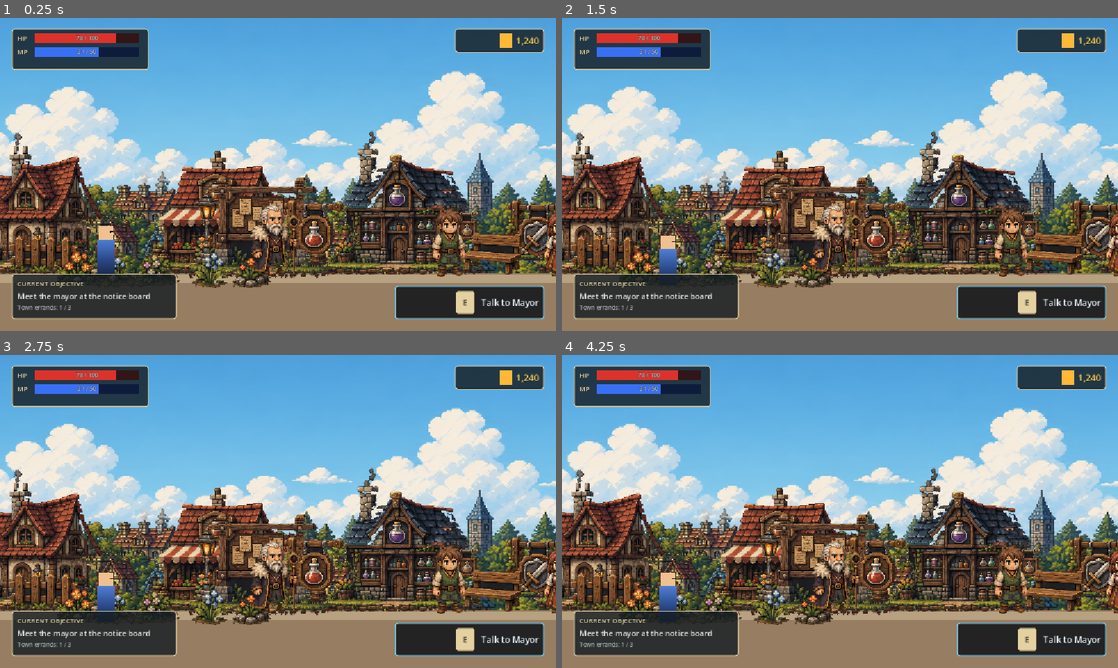
Above: before the commit, frames 1-4 (two rows, left to right).
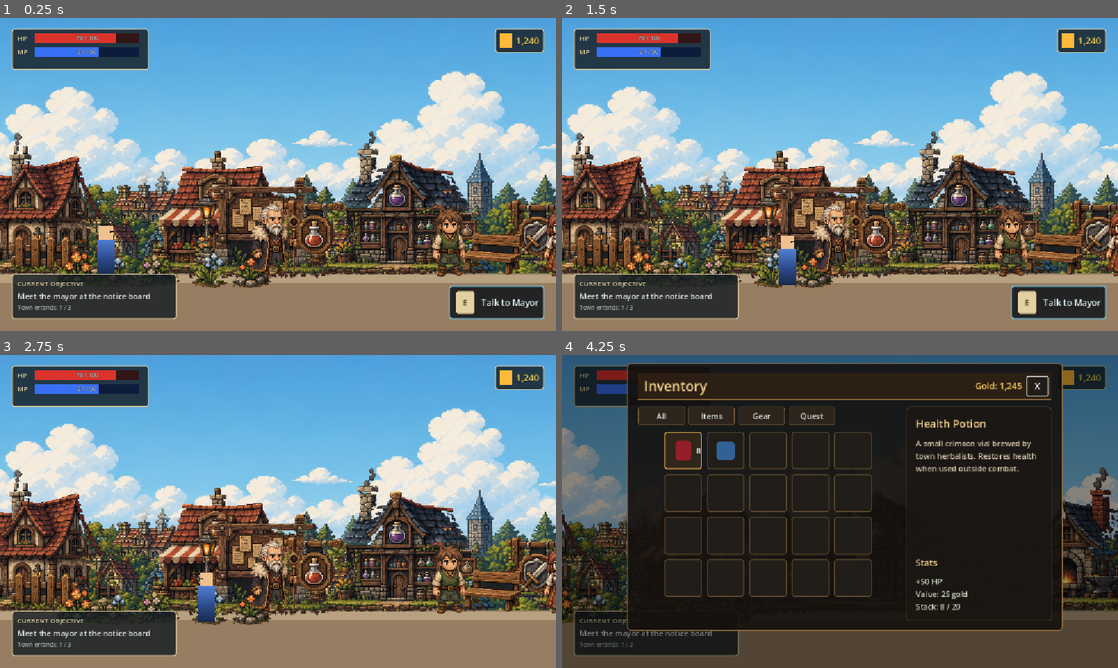
Above: after the commit, the same moments.

Repository: judadao/game_godot
Game: Godot game, scene res://scenes/game/game.tscn
Two runs of this game, one before a commit and one after it. Both use one fixed random seed, a clock stepped at 60 frames per second and the inputs below.
Inputs (mouse positions are in pixels of both pictures, inside the frame that each line leads up to):
- Up to frame 1 (0.25 s): no input
- Up to frame 2 (1.5 s): tap Enter (ui_accept) at 0.5 s; move the mouse to (962, 158) at 0.52 s; hold E (interact, bound only after the commit) 0.53-1.28 s; hold D (move_right, bound only after the commit) from 0.53 s (still down); click (962, 158) at 0.6 s; tap W (jump, bound only after the commit) at 0.77, 1.07 s; move the mouse to (728, 190) at 1.27 s; tap E (interact, bound only after the commit) at 1.35 s; click (728, 190) at 1.42 s
- Up to frame 3 (2.75 s): tap W (jump, bound only after the commit) at 1.52, 1.55, 1.82, 2.1 s; move the mouse to (333, 442) at 2.02 s; release D (move_right, bound only after the commit) at 2.03 s; hold A (move_left, bound only after the commit) from 2.03 s (still down); click (333, 442) at 2.3 s
- Up to frame 4 (4.25 s): move the mouse to (812, 574) at 2.77 s; release A (move_left, bound only after the commit) at 2.78 s; hold D (move_right, bound only after the commit) from 2.78 s (still down); click (812, 574) at 2.85 s; tap W (jump, bound only after the commit) at 3.02, 3.32, 3.77, 3.8, 4.07 s; tap E (interact, bound only after the commit) at 3.05 s; move the mouse to (1006, 558) at 3.52 s; hold E (interact, bound only after the commit) from 3.53 s (still down); click (1006, 558) at 3.67 s; tap I (inventory, bound only after the commit) at 4.15 s

The runs differ from the first frame. In frame 1, 1.7% of the frame differs, in the area x 71-90%, y 3-97%; in frame 2, 2.6%; in frame 3, 4.4%; in frame 4, 90%, in the area x 0-100%, y 0-100%.

Commit message:
feat: integrate existing scenes into playable prototype

Diff:
--- a/project.godot
+++ b/project.godot
@@ -20,6 +20,37 @@
 window/stretch/mode="canvas_items"
 window/stretch/aspect="expand"
 
+[input]
+
+move_left={
+"deadzone": 0.5,
+"events": [Object(InputEventKey,"resource_local_to_scene":false,"resource_name":"","device":-1,"window_id":0,"alt_pressed":false,"shift_pressed":false,"ctrl_pressed":false,"meta_pressed":false,"pressed":false,"keycode":0,"physical_keycode":65,"key_label":0,"unicode":0,"location":0,"echo":false,"script":null), Object(InputEventKey,"resource_local_to_scene":false,"resource_name":"","device":-1,"window_id":0,"alt_pressed":false,"shift_pressed":false,"ctrl_pressed":false,"meta_pressed":false,"pressed":false,"keycode":0,"physical_keycode":4194319,"key_label":0,"unicode":0,"location":0,"echo":false,"script":null)]
+}
+move_right={
+"deadzone": 0.5,
+"events": [Object(InputEventKey,"resource_local_to_scene":false,"resource_name":"","device":-1,"window_id":0,"alt_pressed":false,"shift_pressed":false,"ctrl_pressed":false,"meta_pressed":false,"pressed":false,"keycode":0,"physical_keycode":68,"key_label":0,"unicode":0,"location":0,"echo":false,"script":null), Object(InputEventKey,"resource_local_to_scene":false,"resource_name":"","device":-1,"window_id":0,"alt_pressed":false,"shift_pressed":false,"ctrl_pressed":false,"meta_pressed":false,"pressed":false,"keycode":0,"physical_keycode":4194321,"key_label":0,"unicode":0,"location":0,"echo":false,"script":null)]
+}
+jump={
+"deadzone": 0.5,
+"events": [Object(InputEventKey,"resource_local_to_scene":false,"resource_name":"","device":-1,"window_id":0,"alt_pressed":false,"shift_pressed":false,"ctrl_pressed":false,"meta_pressed":false,"pressed":false,"keycode":0,"physical_keycode":87,"key_label":0,"unicode":0,"location":0,"echo":false,"script":null), Object(InputEventKey,"resource_local_to_scene":false,"resource_name":"","device":-1,"window_id":0,"alt_pressed":false,"shift_pressed":false,"ctrl_pressed":false,"meta_pressed":false,"pressed":false,"keycode":0,"physical_keycode":32,"key_label":0,"unicode":0,"location":0,"echo":false,"script":null), Object(InputEventKey,"resource_local_to_scene":false,"resource_name":"","device":-1,"window_id":0,"alt_pressed":false,"shift_pressed":false,"ctrl_pressed":false,"meta_pressed":false,"pressed":false,"keycode":0,"physical_keycode":4194320,"key_label":0,"unicode":0,"location":0,"echo":false,"script":null)]
+}
+interact={
+"deadzone": 0.5,
+"events": [Object(InputEventKey,"resource_local_to_scene":false,"resource_name":"","device":-1,"window_id":0,"alt_pressed":false,"shift_pressed":false,"ctrl_pressed":false,"meta_pressed":false,"pressed":false,"keycode":0,"physical_keycode":69,"key_label":0,"unicode":0,"location":0,"echo":false,"script":null)]
+}
+attack={
+"deadzone": 0.5,
+"events": [Object(InputEventMouseButton,"resource_local_to_scene":false,"resource_name":"","device":-1,"window_id":0,"alt_pressed":false,"shift_pressed":false,"ctrl_pressed":false,"meta_pressed":false,"button_mask":0,"position":Vector2(0, 0),"global_position":Vector2(0, 0),"factor":1.0,"button_index":1,"canceled":false,"pressed":false,"double_click":false,"script":null), Object(InputEventKey,"resource_local_to_scene":false,"resource_name":"","device":-1,"window_id":0,"alt_pressed":false,"shift_pressed":false,"ctrl_pressed":false,"meta_pressed":false,"pressed":false,"keycode":0,"physical_keycode":74,"key_label":0,"unicode":0,"location":0,"echo":false,"script":null)]
+}
+inventory={
+"deadzone": 0.5,
+"events": [Object(InputEventKey,"resource_local_to_scene":false,"resource_name":"","device":-1,"window_id":0,"alt_pressed":false,"shift_pressed":false,"ctrl_pressed":false,"meta_pressed":false,"pressed":false,"keycode":0,"physical_keycode":73,"key_label":0,"unicode":0,"location":0,"echo":false,"script":null)]
+}
+pause={
+"deadzone": 0.5,
+"events": [Object(InputEventKey,"resource_local_to_scene":false,"resource_name":"","device":-1,"window_id":0,"alt_pressed":false,"shift_pressed":false,"ctrl_pressed":false,"meta_pressed":false,"pressed":false,"keycode":0,"physical_keycode":4194305,"key_label":0,"unicode":0,"location":0,"echo":false,"script":null)]
+}
+
 [physics]
 
 3d/physics_engine="Jolt Physics"
--- a/scenes/maps/town.tscn
+++ b/scenes/maps/town.tscn
@@ -29,6 +29,10 @@
 [ext_resource type="Texture2D" uid="uid://ccv6uq1tsiwoq" path="res://concept/town/can_use/npc/npc_asset_011.png" id="27_guard"]
 [ext_resource type="Texture2D" uid="uid://n263p7p8w6fv" path="res://concept/town/can_use/npc/npc_asset_016.png" id="28_innkeeper"]
 [ext_resource type="PackedScene" path="res://scenes/player/Player.tscn" id="29_player_scene"]
+[ext_resource type="PackedScene" path="res://scenes/npc/NPC.tscn" id="30_npc_scene"]
+[ext_resource type="PackedScene" path="res://scenes/npc/Merchant.tscn" id="31_merchant_scene"]
+[ext_resource type="PackedScene" path="res://scenes/props/Portal.tscn" id="32_portal_scene"]
+[ext_resource type="PackedScene" path="res://scenes/props/Chest.tscn" id="33_chest_scene"]
 
 [sub_resource type="Gradient" id="Gradient_sky"]
 offsets = PackedFloat32Array(0, 0.58, 1)
@@ -214,31 +218,25 @@
 
 [node name="Portals" type="Node2D" parent="."]
 
-[node name="EastRoadPortal" type="Area2D" parent="Portals" groups=["Portals"]]
+[node name="EastRoadPortal" parent="Portals" instance=ExtResource("32_portal_scene")]
 position = Vector2(2532, 576)
-monitoring = false
-metadata/portal_id = "town_east_road"
-metadata/target_scene = "res://scenes/maps/town.tscn"
-metadata/target_spawn = "PlayerSpawn"
-metadata/placeholder = true
-
-[node name="CollisionShape2D" type="CollisionShape2D" parent="Portals/EastRoadPortal"]
-position = Vector2(0, 5)
-shape = SubResource("RectangleShape2D_portal")
-debug_color = Color(0.22, 0.65, 1, 0.28)
-
-[node name="TownCenterPortal" type="Area2D" parent="Portals" groups=["Portals"]]
+interaction_id = &"town_east_road"
+prompt_text = "Travel"
+target_scene_path = "res://scenes/maps/town.tscn"
+target_spawn_name = &"PlayerSpawn"
+
+[node name="Visual" parent="Portals/EastRoadPortal" index="0"]
+visible = false
+
+[node name="TownCenterPortal" parent="Portals" instance=ExtResource("32_portal_scene")]
 position = Vector2(2284, 576)
-monitoring = false
-metadata/portal_id = "town_center_portal"
-metadata/target_scene = "res://scenes/maps/town.tscn"
-metadata/target_spawn = "PlayerSpawn"
-metadata/placeholder = true
-
-[node name="CollisionShape2D" type="CollisionShape2D" parent="Portals/TownCenterPortal"]
-position = Vector2(0, 5)
-shape = SubResource("RectangleShape2D_portal")
-debug_color = Color(0.22, 0.65, 1, 0.28)
+interaction_id = &"town_center_portal"
+prompt_text = "Enter"
+target_scene_path = "res://scenes/maps/town.tscn"
+target_spawn_name = &"PlayerSpawn"
+
+[node name="Visual" parent="Portals/TownCenterPortal" index="0"]
+visible = false
 
 [node name="NPCs" type="Node2D" parent="." unique_id=1308501861]
 
@@ -272,6 +270,56 @@
 texture = ExtResource("28_innkeeper")
 offset = Vector2(0, -72)
 
+[node name="MayorInteractive" parent="NPCs" instance=ExtResource("30_npc_scene")]
+position = Vector2(570, 616)
+interaction_id = &"town_mayor"
+prompt_text = "Talk"
+display_name = "Mayor"
+dialogue_id = &"town_mayor"
+
+[node name="Visual" parent="NPCs/MayorInteractive" index="0"]
+visible = false
+
+[node name="ItemMerchantInteractive" parent="NPCs" instance=ExtResource("31_merchant_scene")]
+position = Vector2(930, 620)
+interaction_id = &"item_merchant"
+prompt_text = "Shop"
+display_name = "Item Merchant"
+shop_id = &"general_store"
+
+[node name="Visual" parent="NPCs/ItemMerchantInteractive" index="0"]
+visible = false
+
+[node name="BlacksmithInteractive" parent="NPCs" instance=ExtResource("31_merchant_scene")]
+position = Vector2(1479, 623)
+interaction_id = &"blacksmith"
+prompt_text = "Forge"
+display_name = "Blacksmith"
+dialogue_id = &"blacksmith_greeting"
+shop_id = &"blacksmith"
+
+[node name="Visual" parent="NPCs/BlacksmithInteractive" index="0"]
+visible = false
+
+[node name="InnkeeperInteractive" parent="NPCs" instance=ExtResource("30_npc_scene")]
+position = Vector2(1765, 620)
+interaction_id = &"innkeeper"
+prompt_text = "Talk"
+display_name = "Innkeeper"
+dialogue_id = &"innkeeper"
+
+[node name="Visual" parent="NPCs/InnkeeperInteractive" index="0"]
+visible = false
+
+[node name="TownChest" parent="Props" instance=ExtResource("33_chest_scene")]
+position = Vector2(1575, 620)
+interaction_id = &"town_crates"
+prompt_text = "Open"
+loot_table_id = &"prototype_town_chest"
+
+[node name="Visual" parent="Props/TownChest" index="0"]
+visible = false
+
 [node name="Player" parent="." unique_id=1141192825 instance=ExtResource("29_player_scene")]
 position = Vector2(220, 576)
 
--- a/scenes/ui/HUD.tscn
+++ b/scenes/ui/HUD.tscn
@@ -197,10 +197,11 @@
 vertical_alignment = 1
 
 [node name="CurrencyPanel" type="PanelContainer" parent="." unique_id=1086629638]
-layout_mode = 0
+layout_mode = 1
+anchors_preset = 1
 anchor_left = 1.0
 anchor_right = 1.0
-offset_left = -210.0
+offset_left = -127.0
 offset_top = 22.0
 offset_right = -24.0
 offset_bottom = 72.0
@@ -259,12 +260,13 @@
 label_settings = SubResource("LabelSettings_small")
 
 [node name="InteractionPanel" type="PanelContainer" parent="." unique_id=1450196303]
-layout_mode = 0
+layout_mode = 1
+anchors_preset = 3
 anchor_left = 1.0
 anchor_top = 1.0
 anchor_right = 1.0
 anchor_bottom = 1.0
-offset_left = -334.0
+offset_left = -221.0
 offset_top = -94.0
 offset_right = -24.0
 offset_bottom = -24.0
--- a/scripts/managers/game.gd
+++ b/scripts/managers/game.gd
@@ -1,27 +1,395 @@
 extends Node
+
+signal map_loaded(map: Node)
+signal player_registered(player_node: Node)
+signal ui_opened(ui_name: String, ui_node: Control)
+signal ui_closed(ui_name: String, ui_node: Control)
 
 @export var starting_map: PackedScene = preload("res://scenes/maps/town.tscn")
 @export var hud_scene: PackedScene = preload("res://scenes/ui/HUD.tscn")
+@export var inventory_scene: PackedScene = preload("res://scenes/ui/InventoryUI.tscn")
+@export var pause_menu_scene: PackedScene = preload("res://scenes/ui/PauseMenu.tscn")
+@export var dialogue_scene: PackedScene = preload("res://scenes/ui/DialogueUI.tscn")
+@export var shop_scene: PackedScene = preload("res://scenes/ui/ShopUI.tscn")
 
 @onready var map_root: Node = $MapRoot
 @onready var ui_root: CanvasLayer = $UIRoot
 
+var current_map: Node
+var player: Node
+var hud: Control
+var ui_stack: Array[Control] = []
+var current_interactive: Node
+var _ui_names: Dictionary = {}
+var _ui_pause_flags: Dictionary = {}
+var _closing_ui: Dictionary = {}
+var _interaction_candidates: Array[Node] = []
+
+
 func _ready() -> void:
-	load_starting_map()
+	process_mode = Node.PROCESS_MODE_ALWAYS
+	ui_root.process_mode = Node.PROCESS_MODE_ALWAYS
+	load_current_map(starting_map)
 	load_hud()
 
+
+func _unhandled_input(event: InputEvent) -> void:
+	if event.is_action_pressed("inventory"):
+		toggle_ui("InventoryUI", inventory_scene)
+		get_viewport().set_input_as_handled()
+	elif event.is_action_pressed("pause"):
+		if ui_stack.is_empty():
+			open_ui("PauseMenu", pause_menu_scene, true)
+		else:
+			close_top_ui()
+		get_viewport().set_input_as_handled()
+	elif event.is_action_pressed("interact"):
+		_try_interact()
+		get_viewport().set_input_as_handled()
+
+
 func load_starting_map() -> void:
+	load_current_map(starting_map)
+
+
+func load_current_map(map_scene: PackedScene, spawn_name: StringName = &"PlayerSpawn") -> Node:
 	for child in map_root.get_children():
 		child.queue_free()
 
-	if starting_map == null:
-		push_error("Game entry has no starting_map assigned.")
-		return
-
-	map_root.add_child(starting_map.instantiate())
+	current_map = null
+	player = null
+
+	if map_scene == null:
+		push_error("Game entry has no map scene assigned.")
+		return null
+
+	current_map = map_scene.instantiate()
+	map_root.add_child(current_map)
+	_register_player(spawn_name)
+	_wire_interactives()
+	map_loaded.emit(current_map)
+	return current_map
+
 
 func load_hud() -> void:
+	if hud != null:
+		hud.queue_free()
+		hud = null
+
 	if hud_scene == null:
 		return
 
-	ui_root.add_child(hud_scene.instantiate())
+	var hud_instance := hud_scene.instantiate()
+	if hud_instance is Control:
+		hud = hud_instance
+		ui_root.add_child(hud)
+		if hud.has_signal("interaction_prompt_accepted"):
+			hud.connect("interaction_prompt_accepted", _try_interact)
+	else:
+		push_error("HUD scene root must be a Control.")
+		hud_instance.queue_free()
+
+
+func open_ui(ui_name: String, ui_scene: PackedScene, pause_game: bool = false) -> Control:
+	var existing_ui := get_open_ui(ui_name)
+	if existing_ui != null:
+		existing_ui.move_to_front()
+		return existing_ui
+
+	if ui_scene == null:
+		push_error("Cannot open UI '%s': scene is not assigned." % ui_name)
+		return null
+
+	var ui_instance := ui_scene.instantiate()
+	if not ui_instance is Control:
+		push_error("Cannot open UI '%s': scene root must be a Control." % ui_name)
+		ui_instance.queue_free()
+		return null
+
+	var ui_control := ui_instance as Control
+	ui_control.process_mode = Node.PROCESS_MODE_ALWAYS
+	_close_existing_primary_ui(ui_name)
+	ui_root.add_child(ui_control)
+	ui_stack.append(ui_control)
+	_ui_names[ui_control] = ui_name
+	_ui_pause_flags[ui_control] = pause_game
+	_wire_common_ui_controls(ui_control)
+	_wire_ui_lifecycle(ui_control)
+	if ui_control.has_method("open"):
+		ui_control.call("open")
+	_update_pause_state()
+	ui_opened.emit(ui_name, ui_control)
+	return ui_control
+
+
+func close_top_ui() -> void:
+	if ui_stack.is_empty():
+		return
+
+	close_ui(ui_stack[ui_stack.size() - 1])
+
+
+func close_ui(ui: Variant) -> void:
+	var ui_control := _resolve_open_ui(ui)
+	if ui_control == null:
+		return
+
+	var ui_name := String(_ui_names.get(ui_control, ui_control.name))
+	_closing_ui[ui_control] = true
+	if ui_control.visible and ui_control.has_method("close"):
+		ui_control.call("close")
+	ui_stack.erase(ui_control)
+	_ui_names.erase(ui_control)
+	_ui_pause_flags.erase(ui_control)
+	_update_pause_state()
+	ui_closed.emit(ui_name, ui_control)
+	ui_control.queue_free()
+	_closing_ui.erase(ui_control)
+
+
+func toggle_ui(ui_name: String, ui_scene: PackedScene, pause_game: bool = false) -> Control:
+	var existing_ui := get_open_ui(ui_name)
+	if existing_ui != null:
+		close_ui(existing_ui)
+		return null
+
+	return open_ui(ui_name, ui_scene, pause_game)
+
+
+func get_open_ui(ui_name: String) -> Control:
+	for ui_control in ui_stack:
+		if String(_ui_names.get(ui_control, ui_control.name)) == ui_name:
+			return ui_control
+
+	return null
+
+
+func get_current_map() -> Node:
+	return current_map
+
+
+func get_player() -> Node:
+	return player
+
+
+func _register_player(spawn_name: StringName) -> void:
+	if current_map == null:
+		return
+
+	player = current_map.find_child("Player", true, false)
+	if player == null:
+		return
+
+	var spawn := current_map.find_child(String(spawn_name), true, false)
+	if spawn is Node2D and player is Node2D:
+		(player as Node2D).global_position = (spawn as Node2D).global_position
+
+	player_registered.emit(player)
+
+
+func _wire_common_ui_controls(ui_control: Control) -> void:
+	var close_button := ui_control.find_child("CloseButton", true, false)
+	if close_button is BaseButton:
+		(close_button as BaseButton).pressed.connect(close_ui.bind(ui_control))
+
+	var continue_button := ui_control.find_child("Continue", true, false)
+	if continue_button is BaseButton:
+		(continue_button as BaseButton).pressed.connect(close_ui.bind(ui_control))
+
+	var inventory_button := ui_control.find_child("Inventory", true, false)
+	if inventory_button is BaseButton:
+		(inventory_button as BaseButton).pressed.connect(_open_inventory_from_pause)
+
+	var quit_button := ui_control.find_child("Quit", true, false)
+	if quit_button is BaseButton:
+		(quit_button as BaseButton).pressed.connect(get_tree().quit)
+
+
+func _wire_ui_lifecycle(ui_control: Control) -> void:
+	if ui_control.has_signal("closed"):
+		ui_control.connect("closed", _on_ui_self_closed.bind(ui_control))
+	if ui_control.has_signal("canceled"):
+		ui_control.connect("canceled", close_ui.bind(ui_control))
+
+
+func _wire_interactives() -> void:
+	_interaction_candidates.clear()
+	current_interactive = null
+	_update_interaction_prompt()
+	if current_map == null:
+		return
+
+	for node in current_map.find_children("*", "", true, false):
+		if not (node is Node):
+			continue
+		var interactive := node as Node
+		if not interactive.is_in_group("Interactives"):
+			continue
+		_connect_if_present(interactive, &"interaction_available", &"_on_interaction_available")
+		_connect_if_present(interactive, &"interaction_unavailable", &"_on_interaction_unavailable")
+		_connect_if_present(interactive, &"dialogue_requested", &"_on_dialogue_requested")
+		_connect_if_present(interactive, &"shop_requested", &"_on_shop_requested")
+		_connect_if_present(interactive, &"portal_entered", &"_on_portal_entered")
+		_connect_if_present(interactive, &"chest_opened", &"_on_chest_opened")
+
+
+func _connect_if_present(node: Node, signal_name: StringName, method_name: StringName) -> void:
+	if not node.has_signal(signal_name):
+		return
+	var callable := Callable(self, method_name)
+	if not node.is_connected(signal_name, callable):
+		node.connect(signal_name, callable)
+
+
+func _open_inventory_from_pause() -> void:
+	open_ui("InventoryUI", inventory_scene)
+
+
+func _resolve_open_ui(ui: Variant) -> Control:
+	if ui is Control:
+		return ui if ui_stack.has(ui) else null
+
+	if ui is String or ui is StringName:
+		return get_open_ui(String(ui))
+
+	return null
+
+
+func _update_pause_state() -> void:
+	var should_pause := false
+	for ui_control in ui_stack:
+		if bool(_ui_pause_flags.get(ui_control, false)):
+			should_pause = true
+			break
+
+	get_tree().paused = should_pause
+
+
+func _close_existing_primary_ui(next_ui_name: String) -> void:
+	for ui_control in ui_stack.duplicate():
+		var ui_name := String(_ui_names.get(ui_control, ui_control.name))
+		if ui_name != next_ui_name:
+			close_ui(ui_control)
+
+
+func _on_ui_self_closed(ui_control: Control) -> void:
+	if bool(_closing_ui.get(ui_control, false)):
+		return
+	close_ui(ui_control)
+
+
+func _on_interaction_available(interactive: Node, interactor: Node) -> void:
+	if interactor != player:
+		return
+	if not _interaction_candidates.has(interactive):
+		_interaction_candidates.append(interactive)
+	current_interactive = interactive
+	_update_interaction_prompt()
+
+
+func _on_interaction_unavailable(interactive: Node, interactor: Node) -> void:
+	if interactor != player:
+		return
+	_interaction_candidates.erase(interactive)
+	current_interactive = _interaction_candidates[_interaction_candidates.size() - 1] if not _interaction_candidates.is_empty() else null
+	_update_interaction_prompt()
+
+
+func _try_interact() -> void:
+	if current_interactive == null or not current_interactive.has_method("interact"):
+		return
+	current_interactive.call("interact", player)
+
+
+func _on_dialogue_requested(npc: Node, dialogue_id: StringName, interactor: Node) -> void:
+	if interactor != null and interactor != player:
+		return
+
+	var ui_control := open_ui("DialogueUI", dialogue_scene)
+	if ui_control == null:
+		return
+
+	var raw_display_name: Variant = npc.get("display_name")
+	var display_name := String(raw_display_name) if raw_display_name != null else "Town Resident"
+	ui_control.call("set_speaker_name", display_name)
+	ui_control.call("set_dialogue_text", _dialogue_text_for(dialogue_id, display_name))
+	ui_control.call("set_choices", [{"text": "Continue"}, {"text": "Goodbye"}])
+
+
+func _on_shop_requested(merchant: Node, shop_id: StringName, interactor: Node) -> void:
+	if interactor != null and interactor != player:
+		return
+
+	var ui_control := open_ui("ShopUI", shop_scene)
+	if ui_control == null:
+		return
+
+	var raw_display_name: Variant = merchant.get("display_name")
+	var display_name := String(raw_display_name) if raw_display_name != null else "Merchant"
+	ui_control.call("set_merchant_name", display_name)
+	ui_control.call("set_wallet", 250)
+	ui_control.call("set_items", _shop_items_for(shop_id))
+
+
+func _on_portal_entered(_portal: Node, target_scene_path: String, target_spawn_name: StringName, interactor: Node) -> void:
+	if interactor != null and interactor != player:
+		return
+	if target_scene_path.is_empty() or not ResourceLoader.exists(target_scene_path):
+		push_warning("Portal target scene is not available: %s" % target_scene_path)
+		return
+
+	var packed := load(target_scene_path) as PackedScene
+	load_current_map(packed, target_spawn_name)
+
+
+func _on_chest_opened(_chest: Node, loot_table_id: StringName, interactor: Node) -> void:
+	if interactor != null and interactor != player:
+		return
+
+	var ui_control := open_ui("DialogueUI", dialogue_scene)
+	if ui_control == null:
+		return
+	ui_control.call("set_speaker_name", "Chest")
+	ui_control.call("set_dialogue_text", "You found supplies from %s." % String(loot_table_id))
+	ui_control.call("set_choices", [{"text": "Take all"}])
+
+
+func _update_interaction_prompt() -> void:
+	if hud == null:
+		return
+	if current_interactive == null:
+		if hud.has_method("clear_interaction_prompt"):
+			hud.call("clear_interaction_prompt")
+		return
+
+	var prompt := "Interact"
+	if current_interactive.has_method("get_interaction_prompt"):
+		prompt = String(current_interactive.call("get_interaction_prompt"))
+	if hud.has_method("set_interaction_prompt"):
+		hud.call("set_interaction_prompt", prompt, "E")
+
+
+func _dialogue_text_for(dialogue_id: StringName, display_name: String) -> String:
+	match dialogue_id:
+		&"item_merchant_greeting":
+			return "Welcome. I have practical goods for travelers."
+		&"blacksmith_greeting":
+			return "Keep your blade sharp and your boots ready."
+		&"town_mayor":
+			return "The road is open, but stay alert beyond town."
+		_:
+			return "%s is ready to talk." % display_name
+
+
+func _shop_items_for(shop_id: StringName) -> Array[Dictionary]:
+	if shop_id == &"blacksmith":
+		return [
+			{"name": "Iron Sword", "price": 120, "description": "A reliable starter blade.", "stock": 2, "icon": "S"},
+			{"name": "Guard Boots", "price": 85, "description": "Light boots made for long roads.", "stock": 3, "icon": "B"},
+		]
+
+	return [
+		{"name": "Potion", "price": 25, "description": "Restores a small amount of health.", "stock": 8, "icon": "P"},
+		{"name": "Travel Bread", "price": 12, "description": "Simple food for the road.", "stock": 12, "icon": "B"},
+		{"name": "Town Map", "price": 45, "description": "Marks roads around the prototype town.", "stock": 1, "icon": "M"},
+	]
Not shown: 1 places in scenes/ui/HUD.tscn that only renumber resources
Not shown, added: docs/placeholder-assets.md
